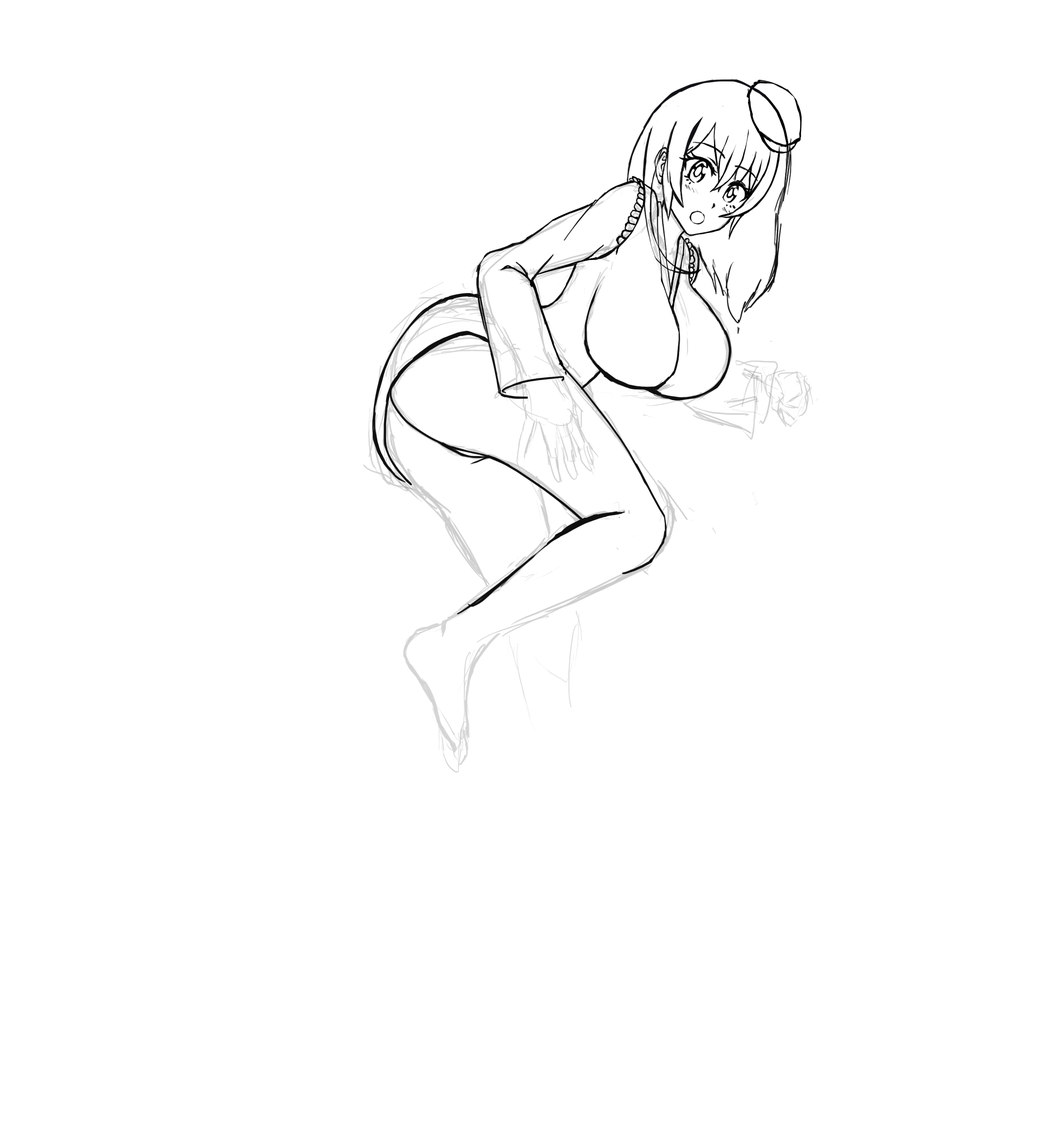
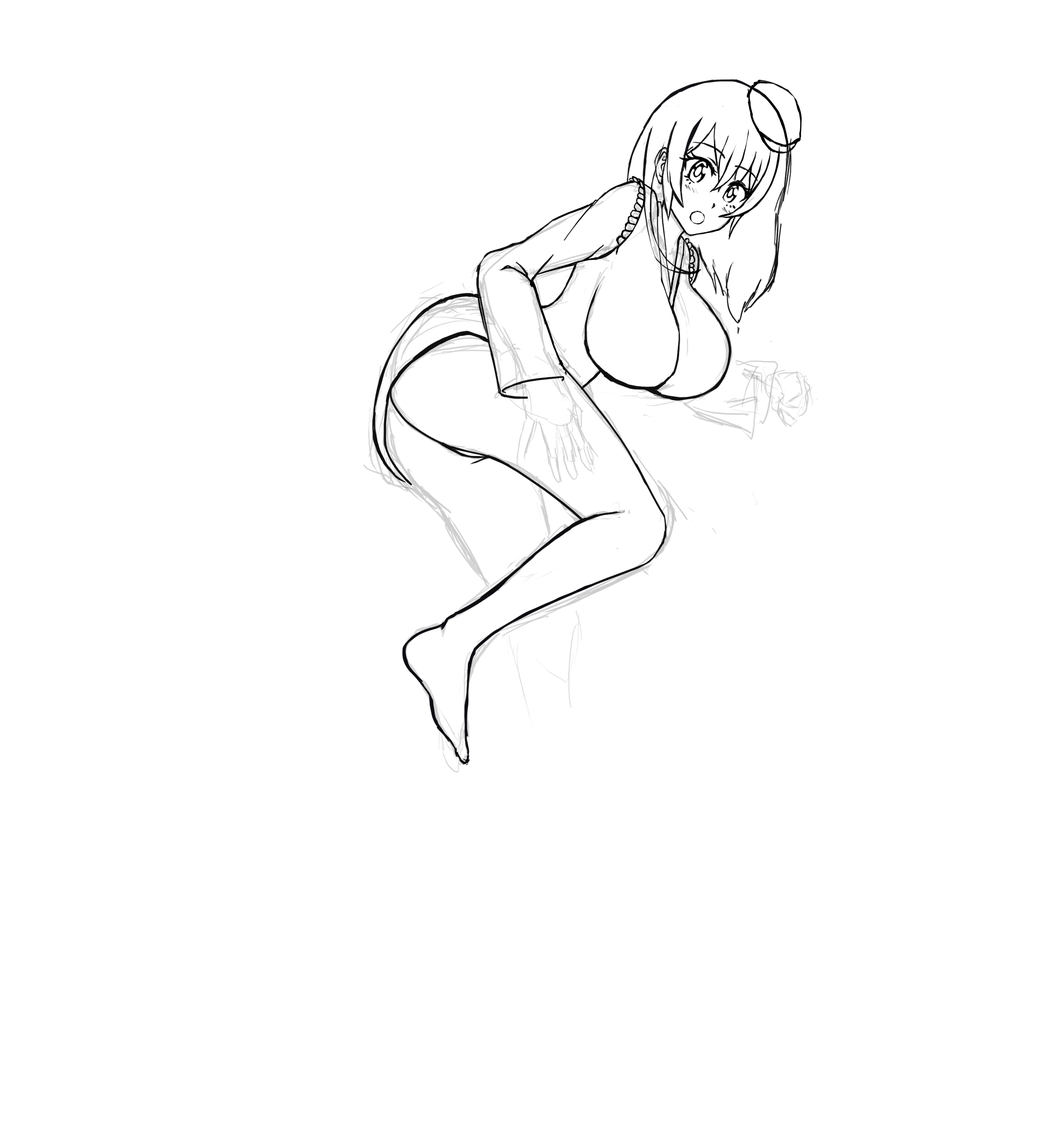
Revision of a layered 1059px x 1148px image; what changed, layer by layer:
painted on "Layer 16" over bbox(402, 511, 658, 765)
